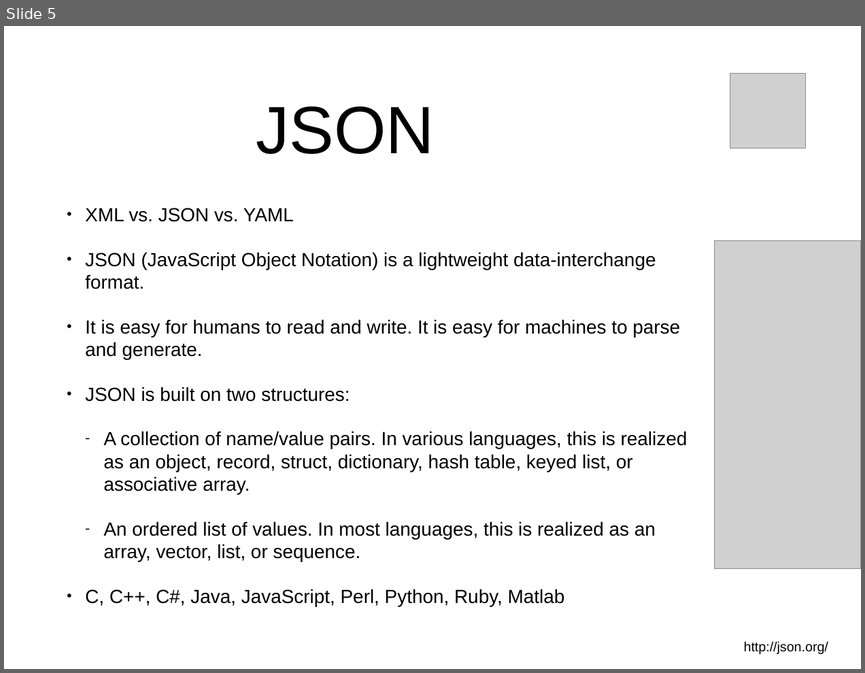
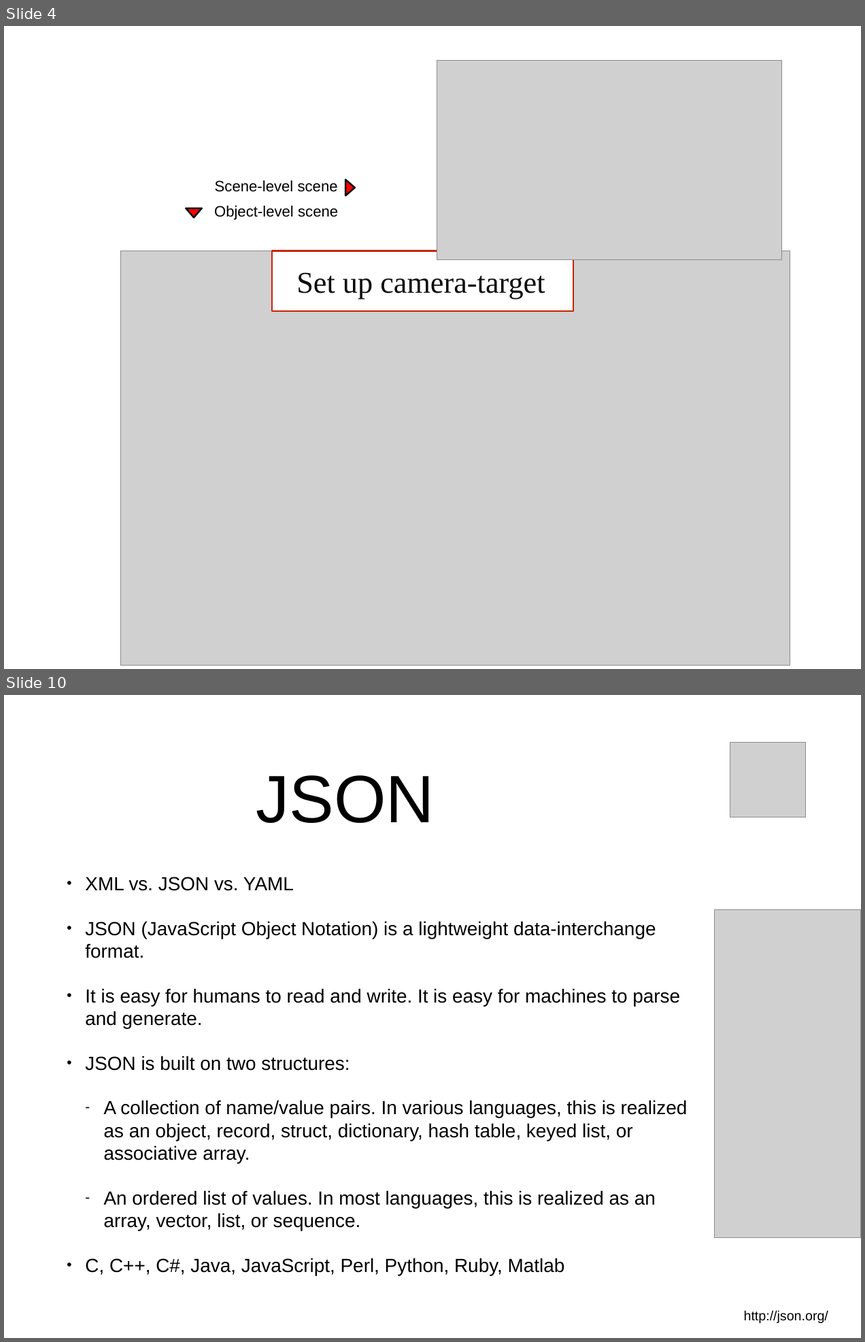
Before and after one commit to jxc761/3DMotionDB, a slide deck: docs/work_flow.pptx. Shown one above the other, each under a label of ours: slide 5 before the commit, slides 4 and 10 after it; the slides between them are not shown. The pictures are 865x673 and 865x1342 pixels, drawn with LibreOffice and Linux fonts; fonts in the diff are those of the drawing; grey boxes stand for pictures. Boxes give left, top, right and bottom in pixels: in the first picture for what was removed or moved away, otherwise in the second. Text is boxed around its words. In the diff, an @@ line names an element or a change of style, - is before the commit and + after.

```diff
--- a/docs/work_flow.pptx
+++ b/docs/work_flow.pptx
@@ slide 4 added at (x1=4, y1=26, x2=861, y2=669), background #FFFFFF @@
@@ picture added at (x1=436, y1=61, x2=782, y2=260) @@
@@ group added at (x1=186, y1=179, x2=355, y2=220): 2 triangles, 2 texts @@
+Scene-level scene
+Object-level scene
@@ picture added at (x1=120, y1=251, x2=789, y2=665) @@
@@ rectangle added at (x1=272, y1=251, x2=573, y2=311), fill #FFFFFF, outline #C82506 2 pt @@
@@ text added at (x1=296, y1=272, x2=545, y2=299), 36 pt, text #0D0D0D @@
+Set up camera-target
@@ what was slide 5 is now slide 10 @@
```
Also in this commit, not shown: 3 slides changed, 5 other slides added, 1 slide removed, 12 other files.
